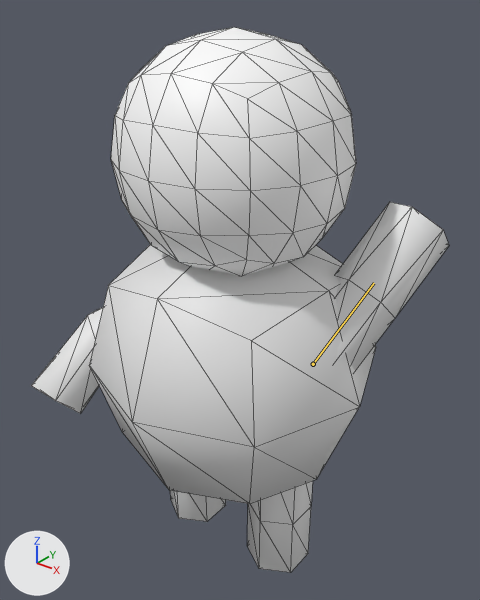
A saved change to the glTF model public/models/player.gltf.
The view is the same before and after, from a camera (50 mm lens) standing at (2.17, -2.67, 3.38) and looking at (-0.01, 0.06, 1.69). The lights are fixed; the arrows at lower left show +X, +Y and +Z. Both versions are drawn at frame 11 of the action 'Swing'; the numbers are the values there. The bones that change are drawn over the model as lines. Mesh edges are drawn as thin lines.

Objects in the first picture: 'Arm L', 'Arm R', 'Body', 'Head', 'Leg L', 'Leg R'.
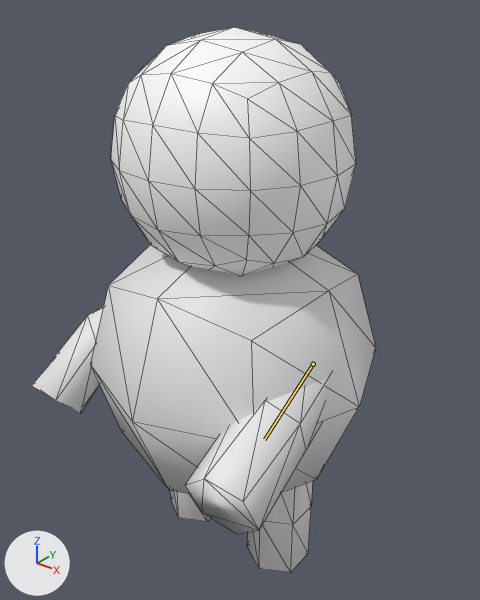
Pixel boxes [x1, y1, x2, y2] of what changed, in the pictures (480 x 600 px):
'Arm L', posed
    before: [336, 202, 449, 371]
    after: [185, 376, 330, 534]
bone 'Bone.002.L', root to tip
    before: (313, 364) to (374, 283)
    after: (313, 364) to (264, 439)

The change in detail:
Bone 'Bone.002.L' (bone_bone_002_l) turns from (-100, 47, -33) to (104, -12, 151) degrees about its own x, y and z.
